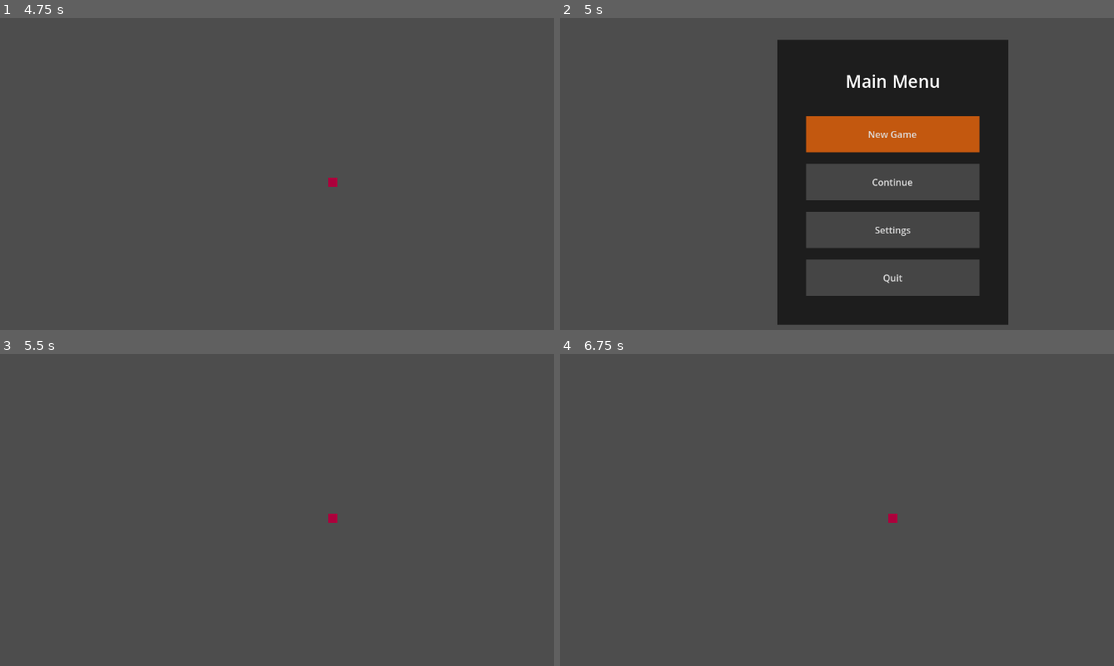
Above: before the commit, frames 1-4 (two rows, left to right).
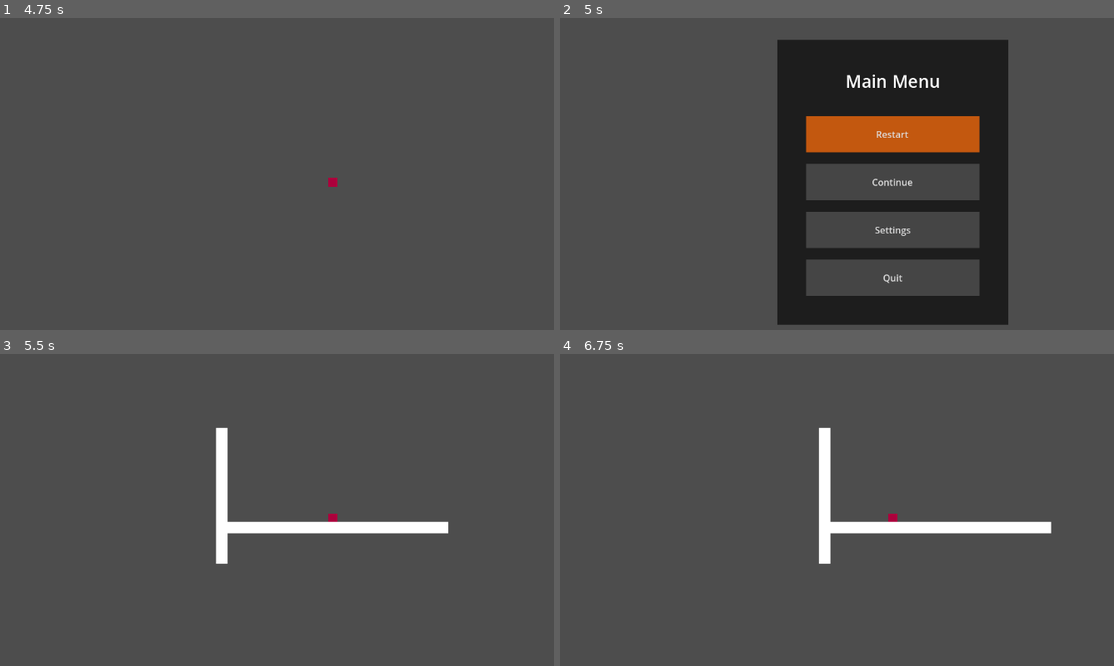
Above: after the commit, the same moments.

Repository: AHeathfield/MacGDC_LevelDesigner
Game: Godot game, scene res://Scenes/main.tscn
Same seed, same stepped clock (60 frames per second), same inputs: the game is played once before the commit and once after it.
Inputs (mouse positions are in pixels of both pictures, inside the frame that each line leads up to):
- Up to frame 1 (4.75 s): click "TestLevel" at 0.5 s; tap Enter at 1.25, 4.25 s; move the mouse to (481, 164) at 1.27 s; hold Shift (Sprint) 1.28-2.03 s; hold D (Right) 1.28-2.78 s; click (481, 164) at 1.42 s; tap Space (Jump) at 1.52, 2.27, 3.5, 3.77, 4.52 s; move the mouse to (199, 202) at 2.02 s; tap Shift (Sprint) at 2.1, 3.6 s; move the mouse to (398, 99) at 2.77 s; hold A (Left) 2.78-3.53 s; hold Shift (Sprint) 2.78-3.53 s; move the mouse to (299, 258) at 3.52 s; hold D (Right) from 3.53 s (still down); click (299, 258) at 3.67 s; move the mouse to (531, 239) at 4.27 s; hold Shift (Sprint) from 4.28 s (still down)
- Up to frame 2 (5 s): keep holding D (Right); keep holding Shift (Sprint); tap Escape (OpenMenu) at 4.9 s
- Up to frame 3 (5.5 s): release D (Right) at 5 s; release Shift (Sprint) at 5 s; click "New Game" (after the commit: "Restart") at 5 s
- Up to frame 4 (6.75 s): tap Space (Jump) at 5.75, 6.02 s; move the mouse to (692, 463) at 5.77 s; hold A (Left) 5.78-6.53 s; tap Shift (Sprint) at 5.85 s; move the mouse to (925, 519) at 6.52 s; hold D (Right) from 6.53 s (still down); hold Shift (Sprint) from 6.53 s (still down); click (925, 519) at 6.67 s

Frame 1 is identical in both runs. In frame 2, 0.1% of the frame differs, in the area x 55-65%, y 36-39%; in frame 3, 2.6%; in frame 4, 2.6%, in the area x 46-89%, y 23-68%.

Commit message:
Got level restart working (using game manager) and made continue button just unpause game

Diff:
--- a/Scenes/MainMenu.tscn
+++ b/Scenes/MainMenu.tscn
@@ -32,9 +32,9 @@
 layout_mode = 2
 theme = ExtResource("1_tt5f1")
 theme_type_variation = &"NewGameButton"
-text = "New Game"
+text = "Restart"
 
-[node name="Button2" type="Button" parent="CenterContainer/PanelContainer/VBoxContainer"]
+[node name="Continue" type="Button" parent="CenterContainer/PanelContainer/VBoxContainer"]
 layout_mode = 2
 text = "Continue"
 
@@ -47,4 +47,5 @@
 text = "Quit"
 
 [connection signal="pressed" from="CenterContainer/PanelContainer/VBoxContainer/NewGame" to="." method="_on_new_game_pressed"]
+[connection signal="pressed" from="CenterContainer/PanelContainer/VBoxContainer/Continue" to="." method="_on_continue_pressed"]
 [connection signal="pressed" from="CenterContainer/PanelContainer/VBoxContainer/Quit" to="." method="_on_quit_pressed"]
--- a/Scripts/GameManager.gd
+++ b/Scripts/GameManager.gd
@@ -97,6 +97,5 @@
 
 func restart_current_2d_scene():
 	if (current_2d_scene != null):
-		# Going to need to make like a script for the level prob by using classes to actually restart the scene by calling restart method which just resets any values that change like moving blocks
+		change_2d_scene(current_2d_scene.scene_file_path, SceneAction.DELETE)
 		# Or easy solution is delete scene and just load it again but if its big it will have a long loading screen
-		pass
--- a/Scripts/MainMenu.gd
+++ b/Scripts/MainMenu.gd
@@ -4,9 +4,8 @@
 
 func _on_new_game_pressed() -> void:
 	# Deleting whatever 2D scene is loaded
-	print("Starting new game")
+	print("Restarting level")
 	gm.restart_current_2d_scene()
-	#gm.change_2d_scene("res://Scenes/Levels/TestLevel.tscn", gm.SceneAction.DELETE)
 
 	# Hiding the GUI
 	gm.current_gui_scene.visible = false
@@ -17,3 +16,12 @@
 	gm.remove_2d_scene(gm.SceneAction.DELETE)
 	gm.change_gui_scene("res://Scenes/LevelSelect.tscn", gm.SceneAction.HIDE)
 	gm.current_gui_scene.visible = true
+
+
+func _on_continue_pressed():
+	print("Continuing Level")
+	gm.toggle_gui_visibility()
+	# It shouldn't = null but just a safe guard
+	if (gm.current_2d_scene != null):
+		Global.SetPauseSubtree(gm.current_2d_scene, false)
+		gm.isGamePaused = false
--- a/Scripts/World2d.gd
+++ b/Scripts/World2d.gd
@@ -2,10 +2,13 @@
 
 # Happens whenever an input is pressed
 func _input(event):
-	# One future problem may be that this assumes that the first child is the level
 	if event.is_action_pressed("OpenMenu"):
-		Global.game_manager.toggle_gui_visibility()
-		if (self.get_child_count() > 0):
-			var level = self.get_child(0)
-			Global.SetPauseSubtree(level, !Global.game_manager.isGamePaused)
+		# Old way may come useful if like there's multiple levels idk tbh
+		#if (self.get_child_count() > 0):
+			#var level = self.get_child(0)
+			#Global.SetPauseSubtree(level, !Global.game_manager.isGamePaused)
+			# Global.game_manager.isGamePaused = !Global.game_manager.isGamePaused
+		if (Global.game_manager.current_2d_scene != null):
+			Global.game_manager.toggle_gui_visibility()
+			Global.SetPauseSubtree(Global.game_manager.current_2d_scene, !Global.game_manager.isGamePaused)
 			Global.game_manager.isGamePaused = !Global.game_manager.isGamePaused
Not shown: 1 places in Scenes/main.tscn that only renumber resources
